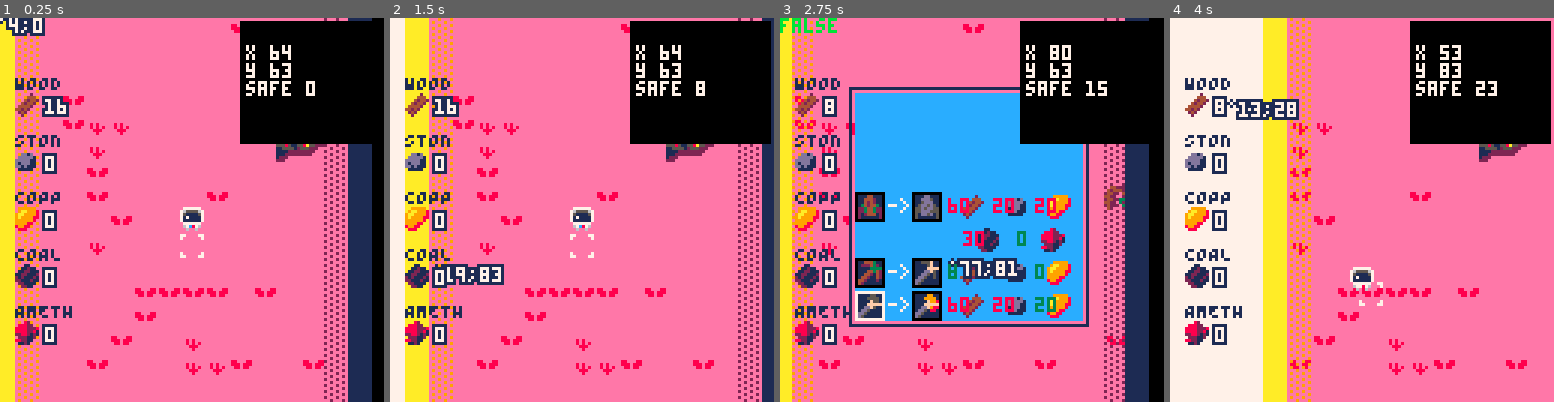
Above: before the commit, frames 1-4 (left to right).
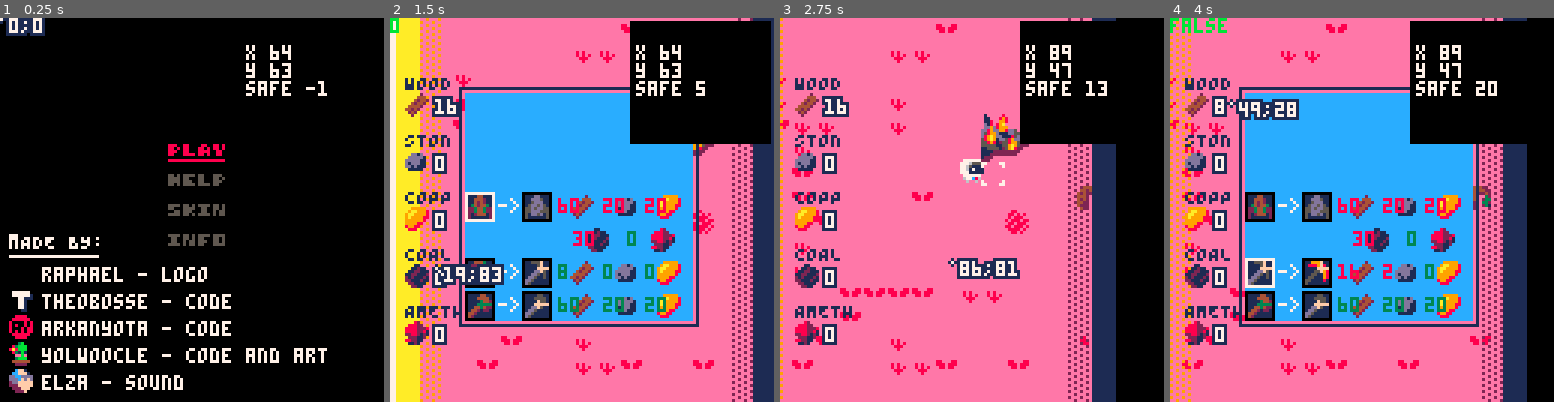
Above: after the commit, the same moments.

Repository: ARKANYOTA/ludumdare47
Game: PICO-8 cartridge arkanv1.p8
The game is run twice, just before and just after one commit, with the same random seed, the same clock (stepped at 60 frames per second) and the same inputs.
Inputs (mouse positions are in pixels of both pictures, inside the frame that each line leads up to):
- Up to frame 1 (0.25 s): no input
- Up to frame 2 (1.5 s): tap X (X key) at 0.33, 1.07 s; click (670, 121) at 0.67 s; tap O (Z key) at 0.7 s; click (436, 267) at 1.22 s
- Up to frame 3 (2.75 s): hold Right 1.6-2.1 s; tap O (Z key) at 1.7, 2.1, 2.5 s; click (887, 114) at 1.77 s; tap X (X key) at 1.85 s; hold Up 2.15-2.42 s; click (952, 259) at 2.32 s; hold Right from 2.47 s (still down)
- Up to frame 4 (4 s): click (1404, 106) at 2.87 s; tap O (Z key) at 2.9, 3.3, 3.7 s; tap X (X key) at 2.97 s; release Right at 3.03 s; hold Left 3.08-3.58 s; click (1465, 256) at 3.42 s; hold Down 3.63-3.97 s; click (1231, 102) at 3.97 s

The runs differ from the first frame. In frame 1, 85% of the frame differs, in the area x 0-97%, y 0-100%; in frame 2, 41%; in frame 3, 51%; in frame 4, 66%.

Commit message:
menu d'acceuil

Diff:
--- a/arkanv1.p8
+++ b/arkanv1.p8
@@ -82,7 +82,7 @@
 	--movement
 	sfxtime-=1
 
-	if menu and notbdebug then
+	if menu then
 		upmenu()
 	else
 		clock+=1
@@ -206,7 +206,7 @@
 	cls()
 	--debug
 
-	if menu and notbdebug then
+	if menu then
 		drmenu()
 	else
 		map(0,0)
@@ -272,7 +272,7 @@
 
 		drawhotbar()
 	end
-
+ debug()
 end
 -->8
 --debug
@@ -480,30 +480,39 @@
  else
  	spr(176,56,70, 3,1)
  end
+
+ --credits
+  color(7)
+ print("mADE BY:",3,72)
+ line(3,80-1,32,80-1)
+ for i=0,3 do
+ 	spr(i+124,3,90+i*9)
+ end
+ print("raphael - logo",14,83)
+ print("theobosse - code",14,92)
+ print("arkanyota - code",14,101)
+ print("yolwoocle - code and art",14,110)
+ print("elza - sound",14,119)
+
  --tuto
  if tuto then
   local zx = 5
-  local zy = 110
-  --rect(zx,zy,zx+50,zy+76)
+  local zy = 40
+  rectfill(0,0,127,127,0)
+  color(7)
   print("  ⬆️"     ,zx+0, zy+0 )
  	print("⬅️⬇️➡️"   ,zx+0, zy+6 )
  	print(" move",zx+0, zy+12)
  	--print("",zx+10, zy+20)
 
- 	print("🅾️ break",zx+40, zy+2)
- 	print("❎ invntory",zx+40, zy+10)
+ 	print("[c] mine",zx+40, zy+2)
+ 	print("[x] creating",zx+40, zy+10)
+ 	print("your spaceship just crashed on",6,64)
+ 	print("a tiny alien planet... mine resources ")
+ 	print("and build a spaceship to excape! ")
  end
 
- color(7)
- print("mADE BY:",3,81)
- line(3,87,32,87)
- for i=0,3 do
- 	spr(i+124,3,90+i*9)
- end
- print("theobosse - code",14,92)
- print("arkanyota - code",14,101)
- print("yolwoocle - code and art",14,110)
- print("elza - sound",14,119)
+
 end
 
 
@@ -1019,39 +1028,38 @@
 0000000000000000000000000000000000000000000000000000000000000000000000000000000000000000000000000000000000000000000000000000000000000000000000000000010101010101030303030300000000000101010101010000000000000000000000000000000001010000000000000000000000000000
 0000000000000000000000000000000000000000000000000000000000000000000000000000000000000000000000000000000000000000000000000000000000000000000000000000000000000000000000000000000000000000000000000000000000000000000000000000000000000000000000000000000000000000
 __map__
-4141414141414141414140414141414141414141414141414141414141414141414141414141414141414141414141414141414141414141414141414141414141414141414141414141414141414141414141414141414141414141414141414141414141414141414141414141414141414141414141414141414141414141
-4141414141414141414141414141404141414141414141414141414141414141414141414141414141414141414141414141414141414141414141414141414141414141414141414141414141414141414141414141414141414141414141414141414141414141414141414141414141414141414141414141414141414141
-4141414141414141414141414141414242424141414140414141414142414141414141414141414141414141414141414141414141414141414141414141414141414141414141414141414141414141414141414141414141414141414141414141414141414141414141414141414141414141414141414141414141414141
-4141414041414141414141414141414141414141414141414141414141414141414141414141414141404141414141414141414141414141414141414141414141414141414141414141414141414141414141414141414141414141414141414141414141414141414141414141414141414141414141414141414141414141
-4141414042424141414141414a4b414141414141414141414141414141414140414041414141414141404141414141414141414141414141414141414141414141414141414141414141414141414141414141414141414141414141414141414141414141414141414141414141414141414141414141414141414141414141
-4141414142414141414141415a5b414141414141414141414141404141414141414141414141414141404141414141414141414141414141414141414141414141414141414141414141414141414141414141414141414141414141414141414141414141414141414141414141414141414141414141414141414141414141
-4141414140414141414141414141414141417070704140414141414140414141414141414141414141404141414141414141414141414141414141414141414141414141414141414141414141414141414141414141414141414141414141414141414141414141414141414141414141414141414141414141414141414141
-4141414140414141414041414141414141417171717070414141414141414041414141414141414141404141414141414141414141414141414141414141414141414141414141414141414141414141414141414141414141414141414141414141414141414141414141414141414141414141414141414141414141414141
-4141414141404141414141414141414141414171717171414141414141414140404141414141414141414141414241414141414141414141414141414141414141414141414141414141414141414141414141414141414141414141414141414141414141414141414141414141414141414141414141414141414141414141
-4141414142414141414141414141414141414171717171414141414141414141414141414141404141414141414241414141414141414141414141414141414141414141414141414141414141414141414141414141414141414141414141414141414141414141414141414141414141414141414141414141414141414141
-4141414141414141414141414141414141414041414141414041414141414141414241414141414141414141414141414141414141414141414141414141414141414141414141414141414141414141414141414141414141414141414141414141414141414141414141414141414141414141414141414141414141414141
-4141414141414040404041404141414141414040414141414041414141414141414141414141404141414141414141414141414141414141414141414141414141414141414141414141414141414141414141414141414141414141414141414141414141414141414141414141414141414141414141414141414141414141
-4141414141414041414141414141414141414141414141414041414141414141414141414141414041414141414141414141414141414141414141414141414141414141414141414141414141414141414141414141414141414141414141414141414141414141414141414141414141414141414141414141414141414141
-4141414141404141424141414141414140414141414141414141414141414141414141414141414041414141414141414141414141414141414141414141414141414141414141414141414141414141414141414141414141414141414141414141414141414141414141414141414141414141414141414141414141414141
-4141414140414141424240414140414141414141414141414141414141414141414141404141414141414141414141414141414141414141414141414141414141414141414141414141414141414141414141414141414141414141414141414141414141414141414141414141414141414141414141414141414141414141
-4141414141414141414141414141414141414141414141414141414141414141414141404141414141414141414141414141414141414141414141414141414141414141414141414141414141414141414141414141414141414141414141414141414141414141414141414141414141414141414141414141414141414141
-0000000000000000000000000000000000000000000000000000000000000000400040000000000000000000000000000000000000000000000000000000000000000000000000000000000000000000000000000000000000000000000000000000000000000000000000000000000000000000000000000000000000000000
-…(19 lines of a section not shown)…
+4141414141414141414140414141414141414141414141414141414141414141414141414141404141414141414140414141414141404042414141414141414041414141414142414141414141414141414141414141414141414141414141414040414071714141414141414141414141414040414141414141414140404141
+4141414141414141424241414141404141414141414141414141414141414141414141414141414141414141414141414141414141414141414141414141414140414141414040404241414141414141414040414141404040404141414141414141414171714140414141414141414141414141404141414141414141414141
+4141414241414141414141414141424242424141414140414141424242414141414141414141414141414141414141414141414141414141414141404141414141414141414141414141404141414141414141404141404141414141414140414141414171714141424241414140414141414141414041414141414141414141
+4141424241414141424141414141424141414141414141414142424141414141414141414141414141404141707070707070704141414141414142414141414141404141414141414141414141414141414141414141414140404041414141414141414171717040404141414141414141414141424041414141414041414141
+4141414042424141424141414a4b424141414141414141414141414141414140414041414140414141404141717171717171714041414141404241414141414141404140414141414141414140404040414141414141414141404141414141404141414141717141414141414141414041414141427070704170707041414140
+4141414142414141414141415a5b414141414141414141414141404141414141414141414141414141404141717141414171714141414142424141414141414141404140404141414141414141414141414141414141414040404141414141414140414141717141414141414141414141414141427141717071417141414141
+4141414140414141414141414141414141417070704140414141414140414141414141414141414141404141717141414171714141414142414141414141414140414141414141414041414141414141707070704141414141414141414241414141414141717141414141414141414141414141427170714071707141404141
+4141414140414141414041414141414141417171717070414141414141414041414141414141414141404141717170707071714141414142414141414140424141414141414141414041414141417070717171714141414141414141414142414141404141717141414141414141414141414141414141414141414141404142
+4141414142404141414141414143414141414171717171414141414141414140404141414141414141424241717171717171714141404041414141414141424141414141424141414141414141707171717171714141414041414141414141404141414141417141414040414141414141414142414141414141414141414142
+4141414142414141414141414141414141414171717171414141414141414142414141414141404242414140414241404141414141424141414141414141414241414141414141414141414141717171717141414141414041414141414141414141414141417141414141414141414141414141424141414141404041414142
+4141414142414141414141414241414141414041414141414041414141414141414241414141414141414141414140414041414142424141414141414141414240414141414141414141414141717171717140404141414041414141414141414141414141414141414141414141404141414141414241414141414140404141
+4141414141414040404041424241414141414040414141414041414141414241414141414141404141414141414141414141414241414141414141414141414141404141414141414141414141717171717141414141414141414141414140414141414041414141414140414040414141414141414141424041414141414141
+4141414141414041414141414141414141414141414141414041414141414241414141414141414041414141414141414141414141404141414141414141404040414141404141414141414141424141414141414141414141414141414041414141414041414141404041414141414141414141414140414142414141414041
+4141414141404141424141414141414140414141414141414141414141414141414141414141414041414141414141414141414141414141414141414140404141414141414141414141414141404141414141414141414141414141404041414141414141414141414141414141414141424141414041414141414141414141
+4141414140414141424240414140414141414141414141414141414141414141414141404141414141414141414140414141414141414141414141404141414141414141414141414141414141414041414141414141414141414141404141414141414141414141414141414141414141414141404141414141414141414141
+4141414141414141414141414141414141414141414141414141414141414141414142424141414141414141414141414141414141414141414141404141414141414141414141414141414141414040414141414141414141414141414141414141414141414141414141414141414141414141414141414141414141414141
+…(19 lines of a section not shown)…
